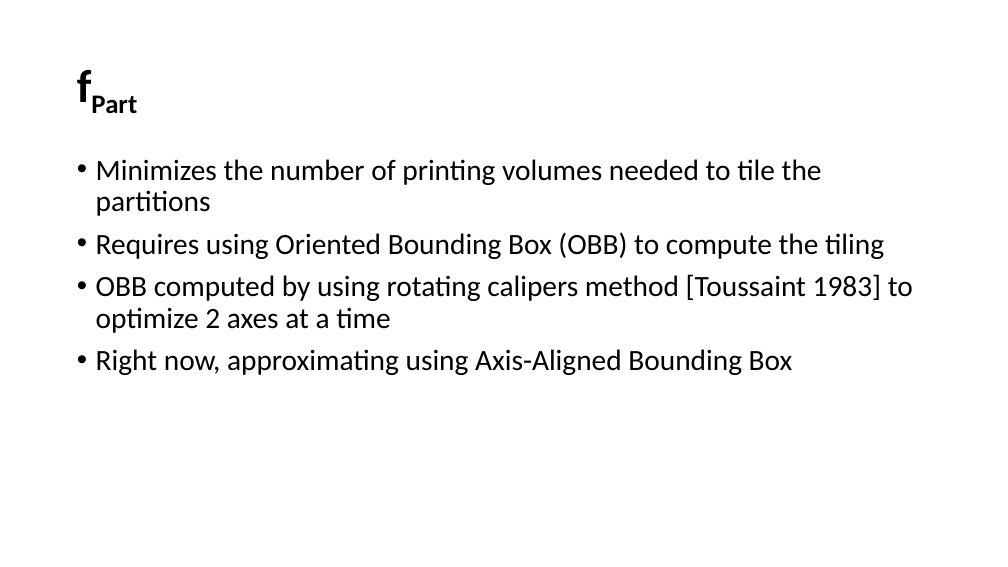
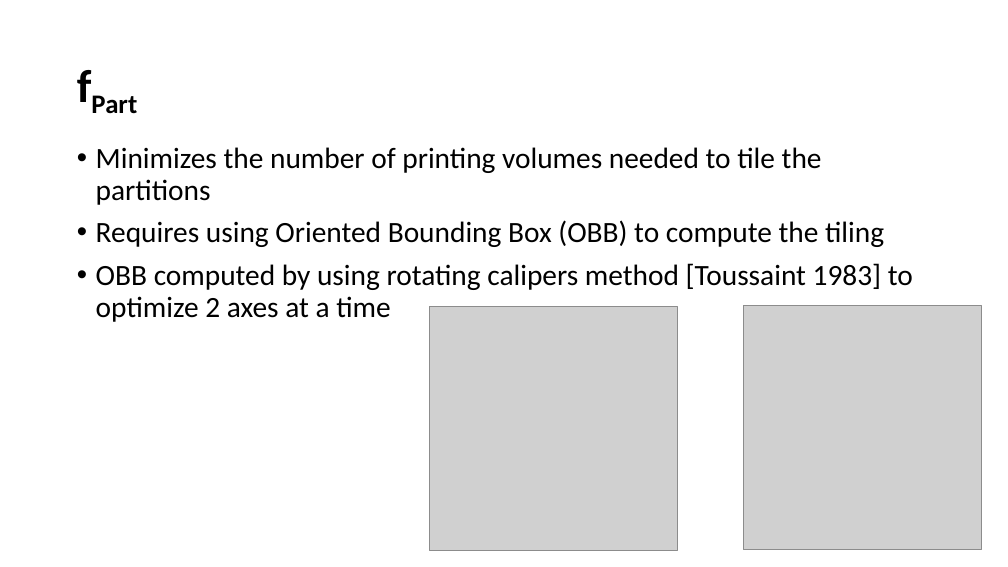
Before and after one commit to JasonKraft/acg_final, a slide deck: slide 13 of presentation/Presentation.pptx. Drawn at 1008x567 pixels with LibreOffice and Linux fonts; fonts in the diff are those of the drawing; grey boxes stand for pictures. Boxes give left, top, right and bottom in pixels: in the first picture for what was removed or moved away, otherwise in the second. Text is boxed around its words. In the diff, an @@ line names an element or a change of style, - is before the commit and + after.

Commit message:
edited presentation

```diff
--- a/presentation/Presentation.pptx
+++ b/presentation/Presentation.pptx
@@ text "Minimizes the number of printing ...": place and size @@
-text "Minimizes the number of printing ..." at <box>96,159,913,375</box>
+text "Minimizes the number of printing ..." at <box>96,147,913,322</box>
@@ picture added at <box>430,307,677,551</box> @@
@@ picture added at <box>743,306,981,551</box> @@
@@ text at <box>96,349,793,375</box>: paragraph removed @@
-• Right now, approximating using Axis-Aligned Bounding Box
```
Also in this commit, not shown: 1 other slide changed.
